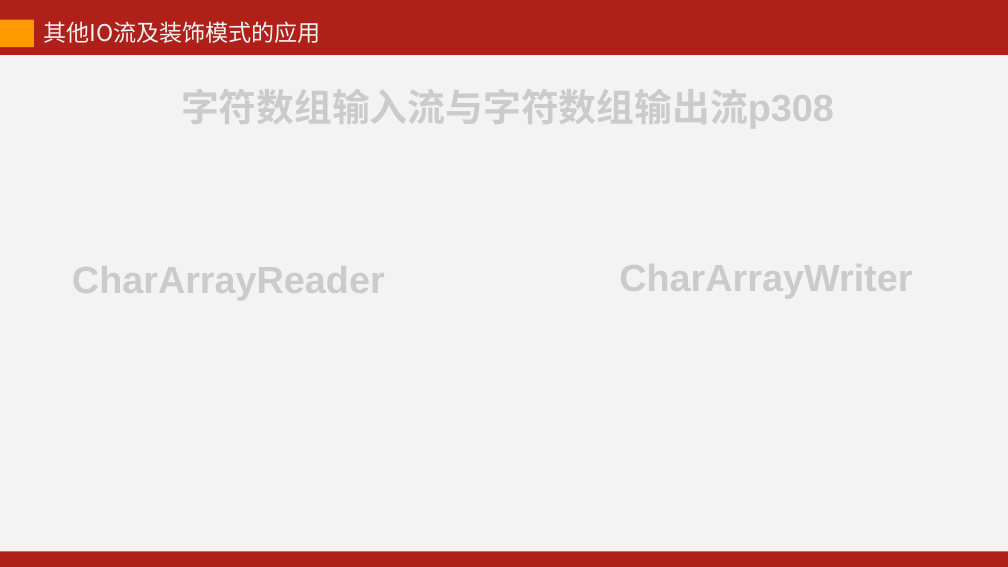
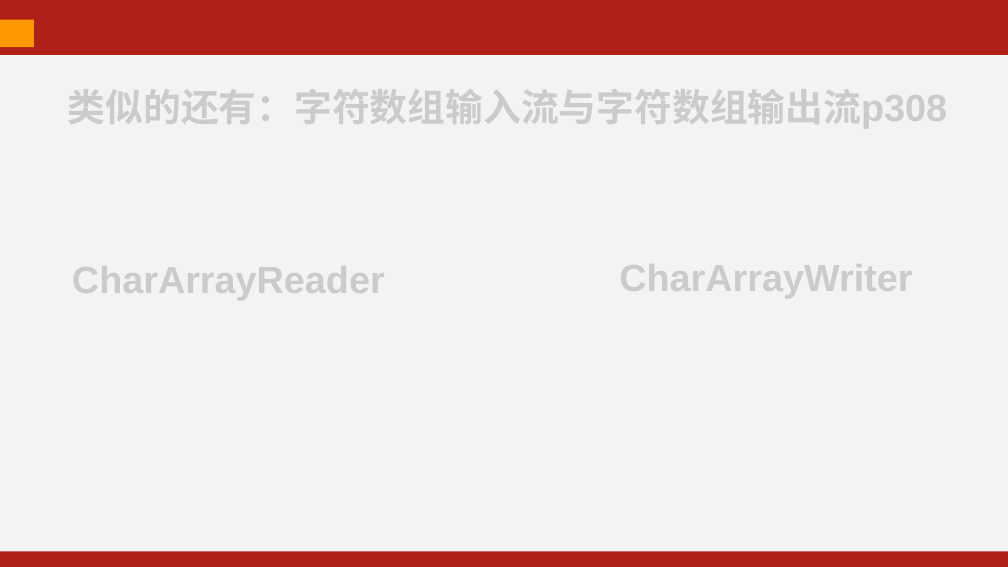
Before and after one commit to kevinjoyce/JavaCourseWare, a slide deck: slide 10 of PPT/每次课PPT/12 IO（输入输出）-2.pptx (slide 9 before the commit). Drawn at 1008x567 pixels with LibreOffice and Linux fonts; fonts in the diff are those of the drawing. Boxes give left, top, right and bottom in pixels: in the first picture for what was removed or moved away, otherwise in the second. Text is boxed around its words. In the diff, an @@ line names an element or a change of style, - is before the commit and + after.

```diff
--- a/PPT/每次课PPT/12 IO（输入输出）-2.pptx
+++ b/PPT/每次课PPT/12 IO（输入输出）-2.pptx
@@ text removed at (43, 21, 320, 43) @@
-其他IO流及装饰模式的应用
@@ text at (68, 78, 948, 133): text changed @@
-字符数组输入流与字符数组输出流p308
+类似的还有：字符数组输入流与字符数组输出流p308
```
Also in this commit, not shown: 7 other slides changed, 5 slides added, 9 other files.
